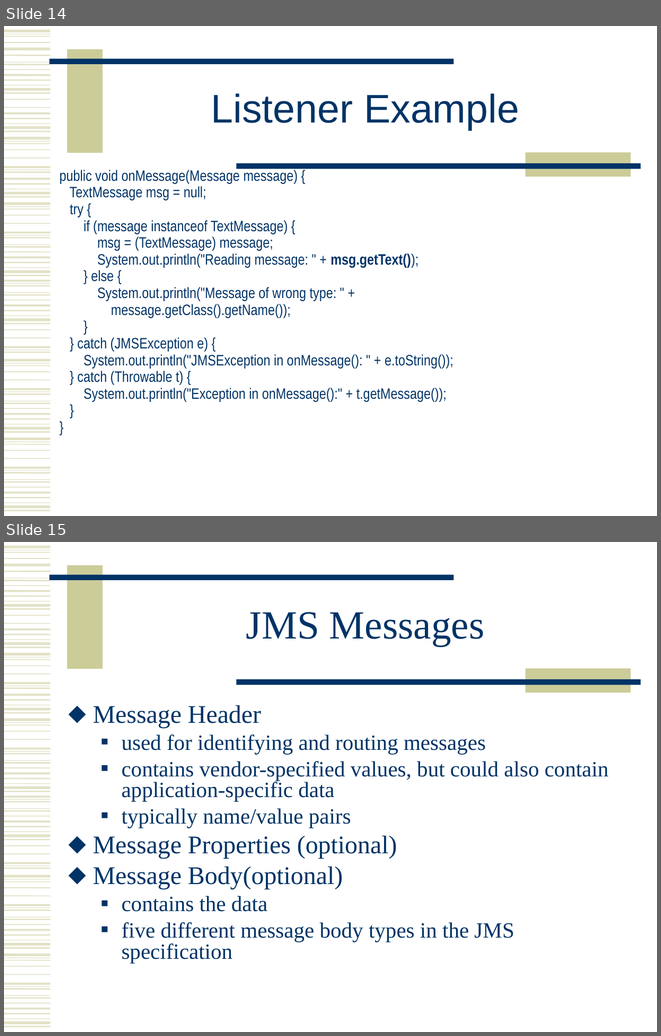
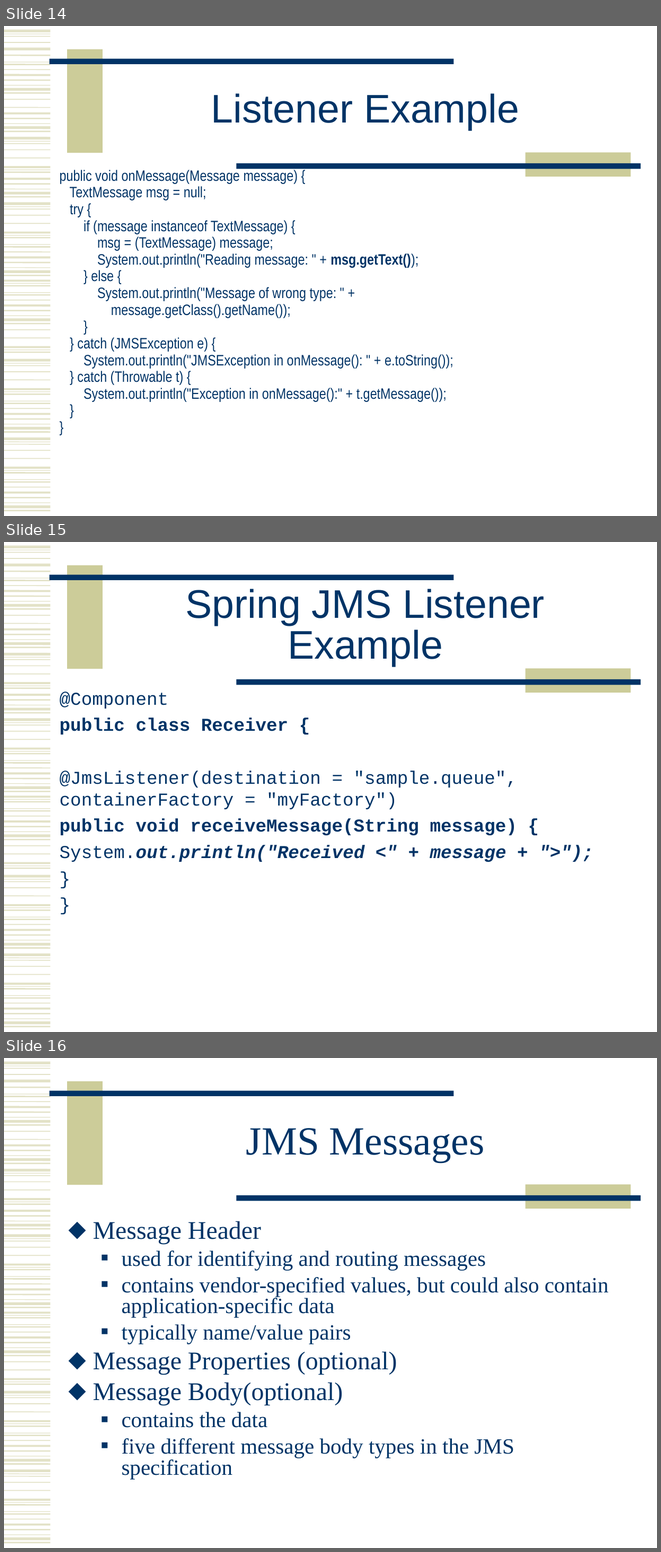
Before and after one commit to mahendra-shinde/spring-jms-demos, a slide deck: ref-materials/jms.ppt. Shown one above the other, each under a label of ours: slides 14 and 15 before the commit, slides 14, 15 and 16 after it. The pictures are 661x1036 and 661x1552 pixels, drawn with LibreOffice and Linux fonts; fonts in the diff are those of the drawing. Boxes give left, top, right and bottom in pixels: in the first picture for what was removed or moved away, otherwise in the second. Text is boxed around its words. In the diff, an @@ line names an element or a change of style, - is before the commit and + after.

```diff
--- a/ref-materials/jms.ppt
+++ b/ref-materials/jms.ppt
@@ slide 15 added at (4, 542, 657, 1032), background #FFFFFF; not listed: 102 template elements that a slide beside it also shows @@
@@ title added at (186, 589, 545, 666), 44 pt, text #003366 @@
+Spring JMS Listener Example
@@ text added at (60, 691, 517, 862), 20 pt, text #003366, bold @@
+@Component
+public class Receiver {
+@JmsListener(destination = "sample.queue", containerFactory = "myFactory")
+public void receiveMessage(String message) {
+System.out.println("Received <" + message + ">");
+}
+}
@@ what was slide 15 is now slide 16 @@
```
Also in this commit, not shown: 24 other files.
